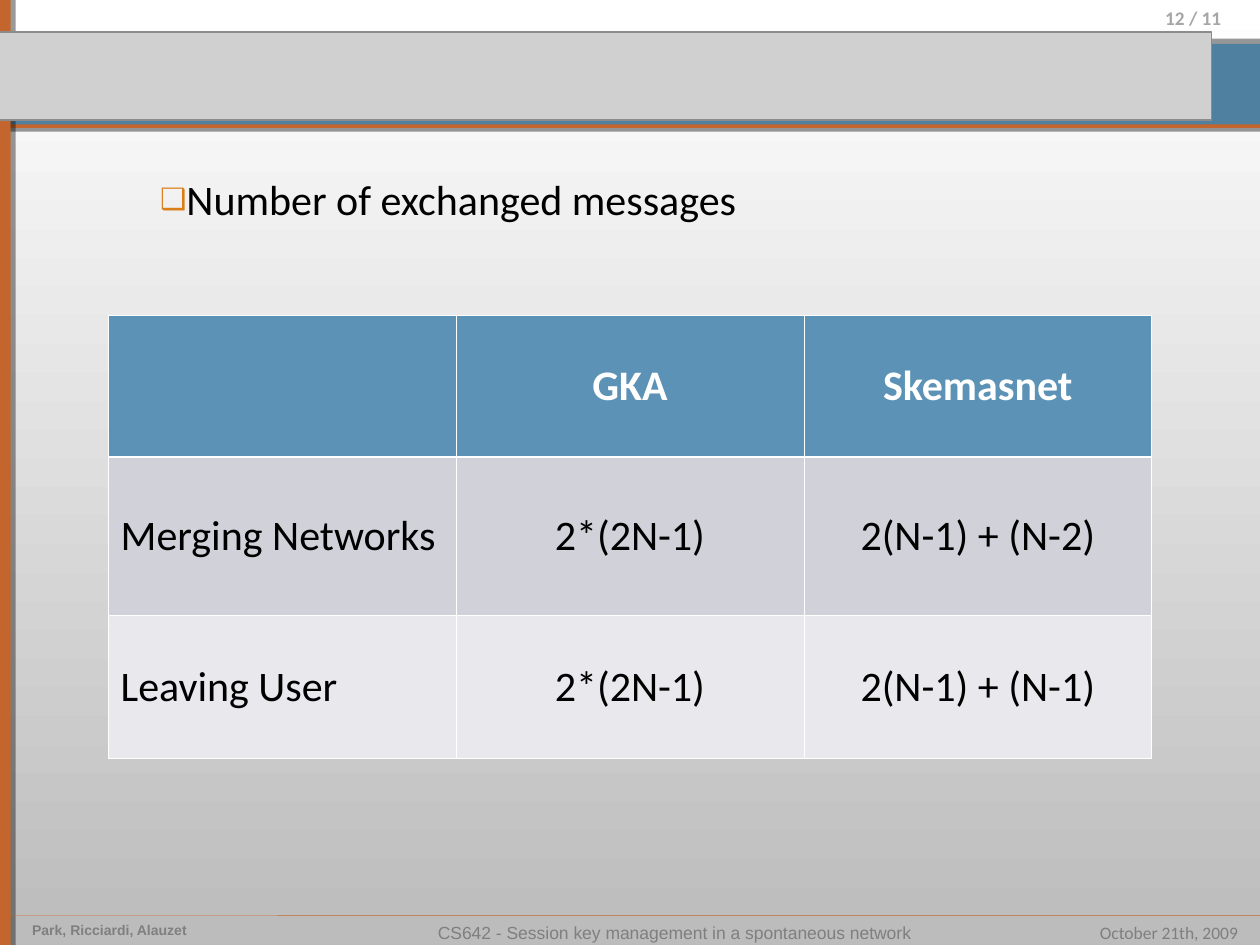
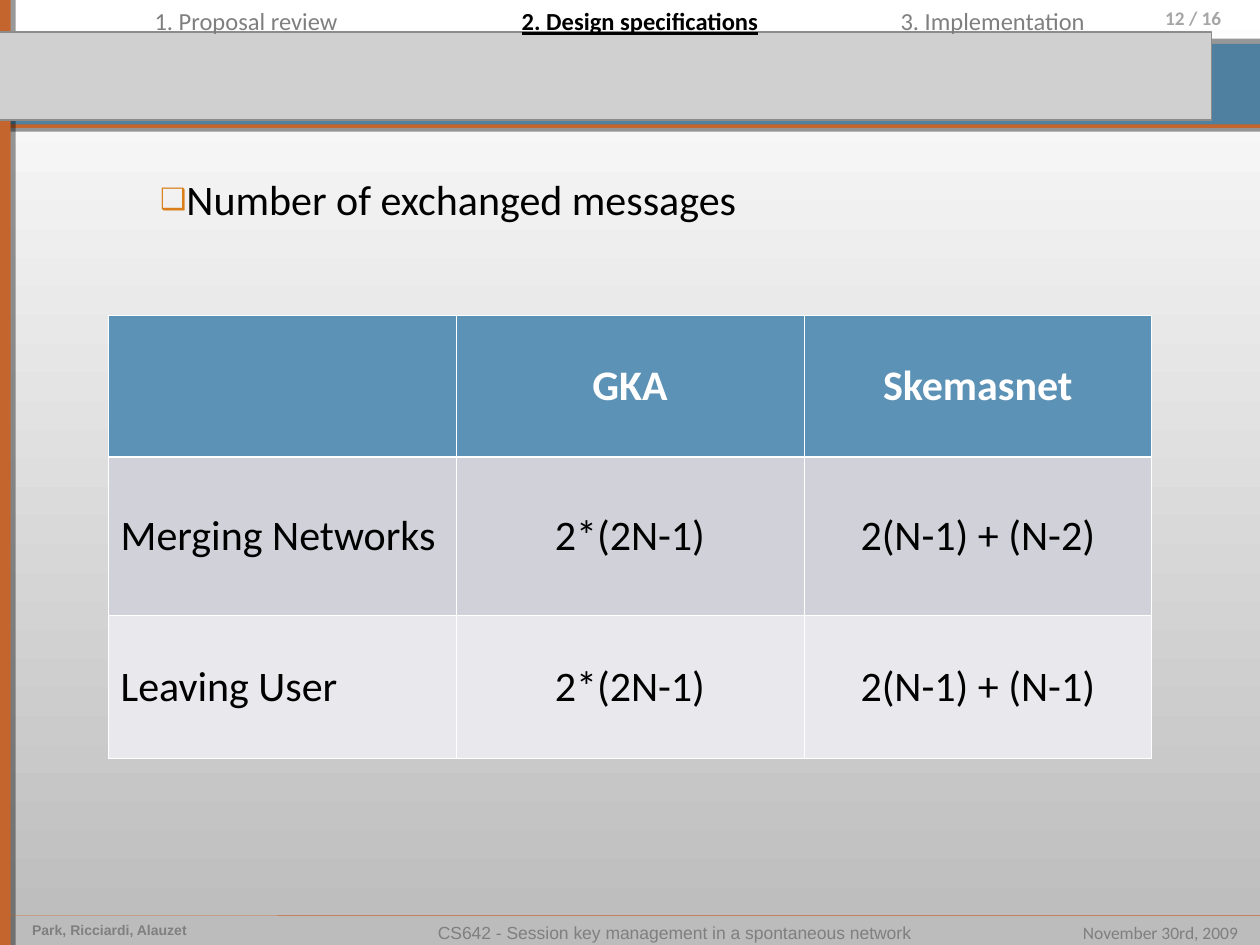
Before and after one commit to pierrealauzet/skemasnet, a slide deck: slide 12 of 3_design/CS462_Skemasnet_design.ppt. Drawn at 1260x945 pixels with LibreOffice and Linux fonts; fonts in the diff are those of the drawing; grey boxes stand for pictures. Boxes give left, top, right and bottom in pixels: in the first picture for what was removed or moved away, otherwise in the second. Text is boxed around its words. In the diff, an @@ line names an element or a change of style, - is before the commit and + after.

```diff
--- a/3_design/CS462_Skemasnet_design.ppt
+++ b/3_design/CS462_Skemasnet_design.ppt
@@ text added at [155,13,338,37], 14 pt, text #7F7F7F @@
+1. Proposal review
@@ text added at [522,11,758,37], 14 pt, text #000000, bold, underline @@
+2. Design specifications
@@ text added at [901,13,1085,37], 14 pt, text #7F7F7F @@
+3. Implementation
@@ page number at [1165,12,1221,25]: text changed @@
-12 / 11
+12 / 16
@@ text at [1083,927,1237,940]: text changed @@
-October 21th, 2009
+November 30rd, 2009
```
Also in this commit, not shown: 7 other slides changed, 7 slides added, 8 slides removed, 1 other file.
